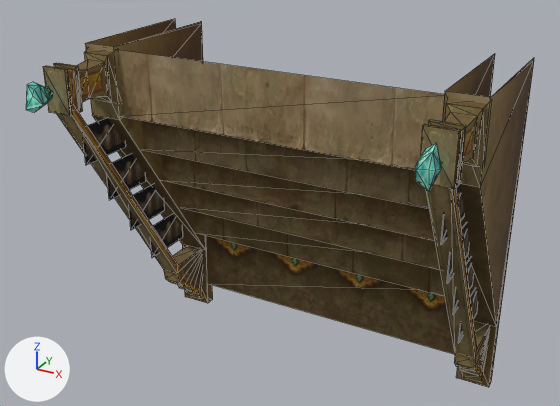
An edit to the OBJ model sceneobjs/zhucheng_shinei_321/zhucheng_shinei_321_louti_01a.obj, drawn before and after from the same camera.
Rendered twice from a 50 mm camera at (222.0, -478.0, 233.0) aimed at (-2.0, -71.0, 30.0). Lighting does not change. The marker at lower left points along +X, +Y and +Z. Mesh edges are drawn as thin lines. Where no turn or scale is listed for an object, it has been applied to the vertices. Vertices at the same position are counted once.

In view in the first picture: 'zhucheng_shinei_321_louti_01a'.
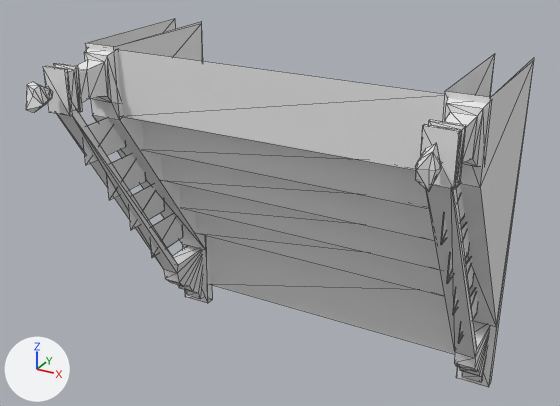
Where the change shows, as pixel boxes (x1, y1, x2, y2) in the pictures (560 x 406 px):
part 1 of me_zhucheng_shinei_321_louti_01a, recoloured (brown to grey): (43, 43, 496, 388) in both
part 2 of me_zhucheng_shinei_321_louti_01a, recoloured (brown to grey): (26, 19, 534, 386) in both
part 3 of me_zhucheng_shinei_321_louti_01a, recoloured (brown to grey): (117, 50, 455, 354) in both

The change, as a list of edits to the scene's bpy script:
```text
Add mat_material_2_1:
    mat_material_2_1 = principled_material('material_2')
    mat_material_2_1.base_color = (0.8, 0.8, 0.8)  # white #e7e7e7
    mat_material_2_1.roughness = 1.0
Add mat_material_1_1:
    mat_material_1_1 = principled_material('material_1')
    mat_material_1_1.base_color = (0.8, 0.8, 0.8)  # white #e7e7e7
    mat_material_1_1.roughness = 1.0
Add mat_material_3_1:
    mat_material_3_1 = principled_material('material_3')
    mat_material_3_1.base_color = (0.8, 0.8, 0.8)  # white #e7e7e7
    mat_material_3_1.roughness = 1.0
Change me_zhucheng_shinei_321_louti_01a:
    where me_zhucheng_shinei_321_louti_01a.from_pydata(...)  # 292 vertices, 374 faces; spans x -132.0..132.0, y -163.0..2.0, z -111.0..126.0
    used by ob_zhucheng_shinei_321_louti_01a; location = (0.0, 0.0, 0.0)
    me_zhucheng_shinei_321_louti_01a part 1: all 228 faces that had it switch from mat_material_1 (picture img_zhucheng_shinei_321_louti_01_01_png) to mat_material_1_1 (white #e7e7e7)
    me_zhucheng_shinei_321_louti_01a part 2: all 124 faces that had it switch from mat_material_2 (picture img_zhucheng_shinei_321_louti_01_02_png) to mat_material_2_1 (white #e7e7e7)
    me_zhucheng_shinei_321_louti_01a part 3: all 22 faces that had it switch from mat_material_3 (picture img_zhucheng_shinei_321_louti_01_03_png) to mat_material_3_1 (white #e7e7e7)
```
